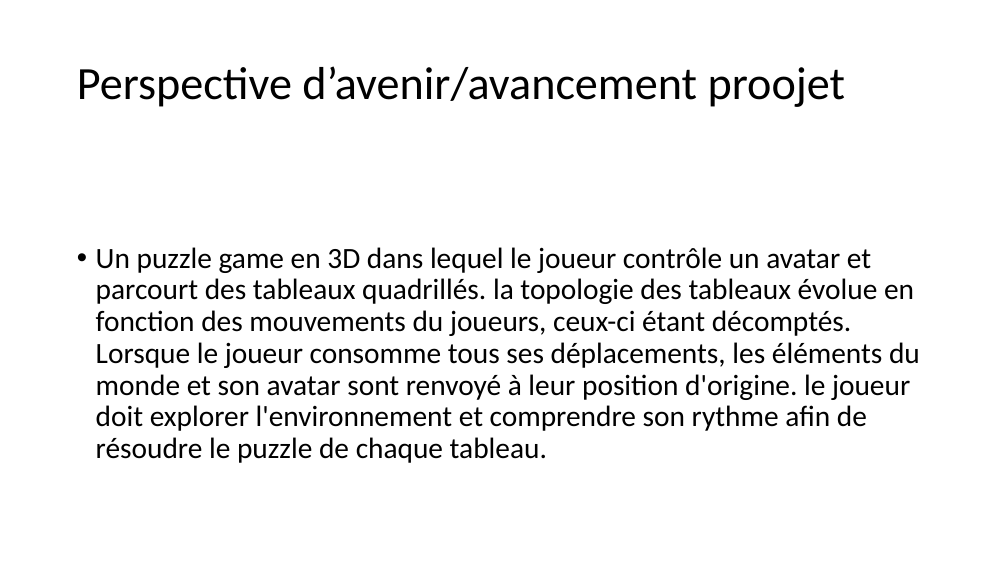
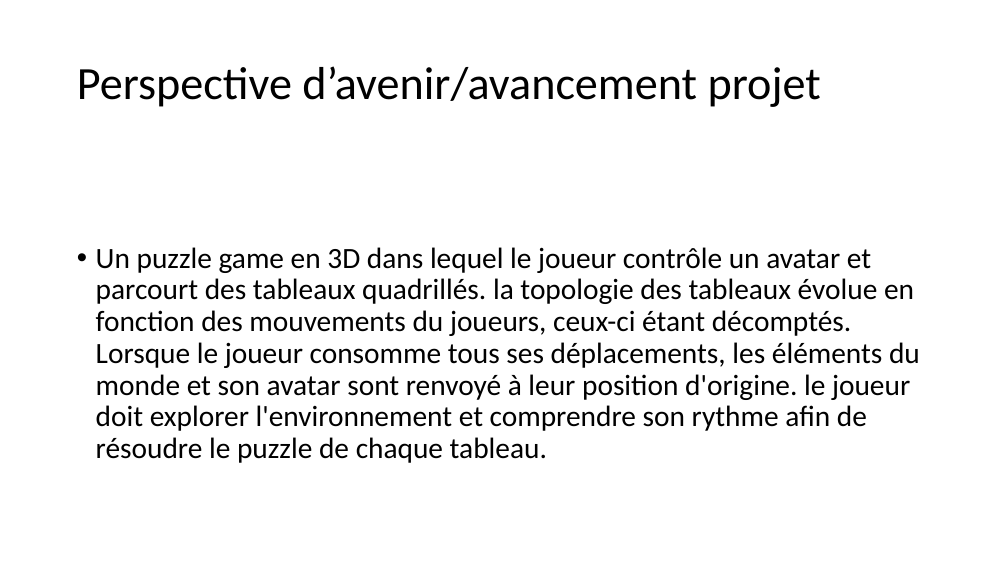
Before and after one commit to Quentingautier2B/Phainiks, a slide deck: slide 10 of Documents/Prez/Phainiks.pptx. Drawn at 1008x567 pixels with LibreOffice and Linux fonts; fonts in the diff are those of the drawing. Boxes give left, top, right and bottom in pixels: in the first picture for what was removed or moved away, otherwise in the second. Text is boxed around its words. In the diff, an @@ line names an element or a change of style, - is before the commit and + after.

```diff
--- a/Documents/Prez/Phainiks.pptx
+++ b/Documents/Prez/Phainiks.pptx
@@ title at [77, 66, 821, 107]: text changed @@
-Perspective d’avenir/avancement proojet
+Perspective d’avenir/avancement projet
```
